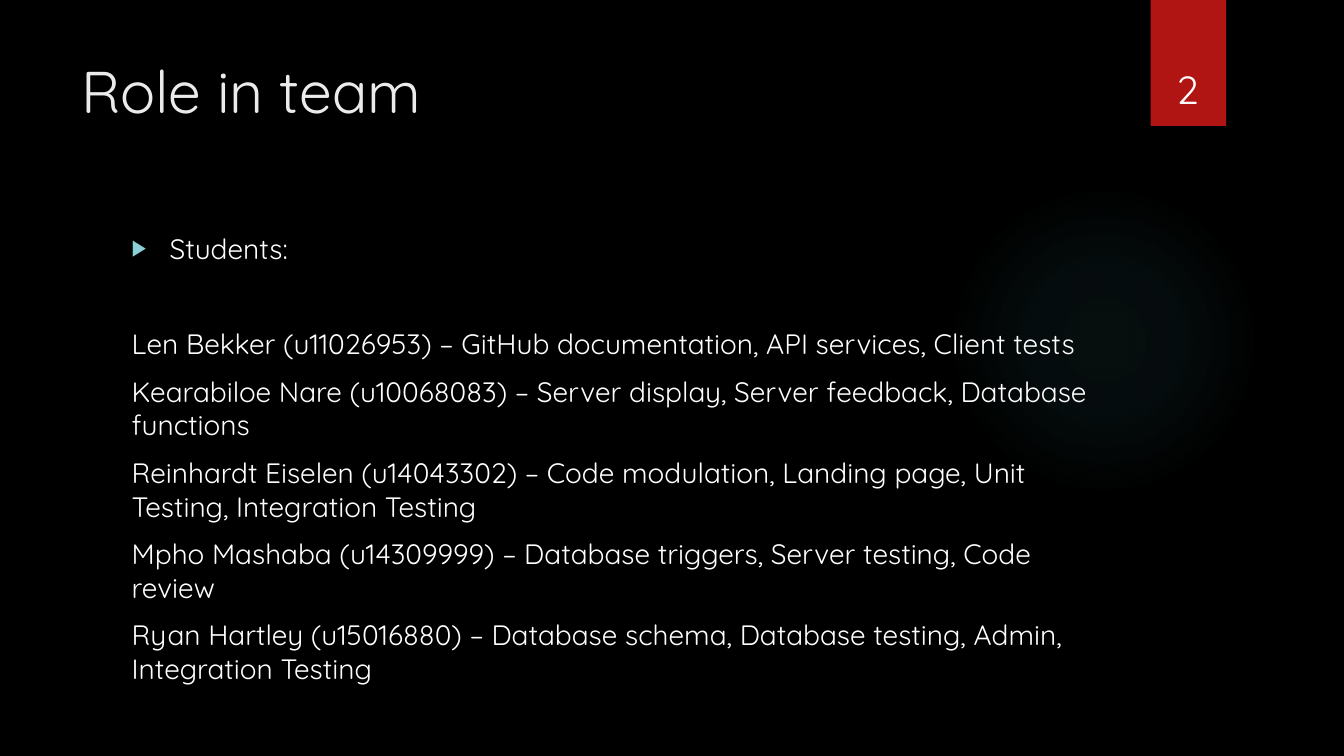
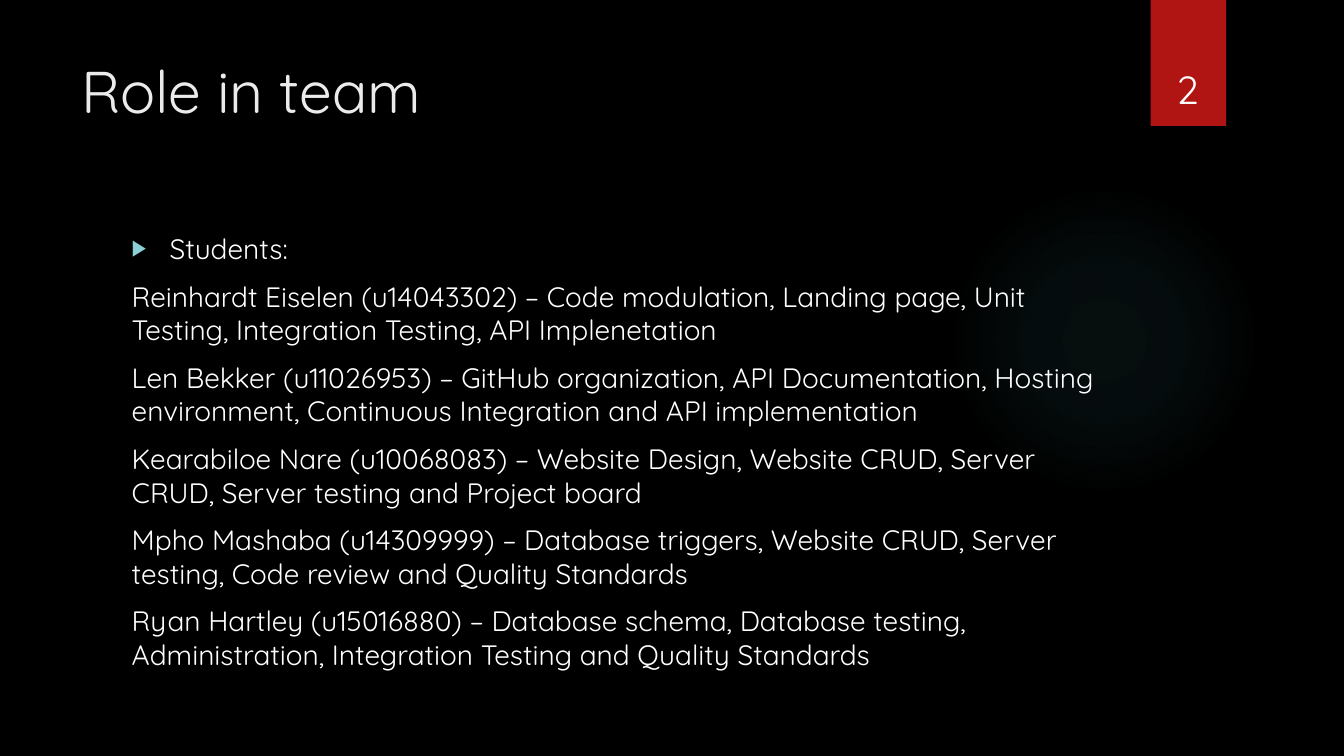
Before and after one commit to LenBekker/COS301-Phase3, a slide deck: slide 2 of Presentation/Merlot Client Information System.pptx. Drawn at 1344x756 pixels with LibreOffice and Linux fonts; fonts in the diff are those of the drawing; background and template pictures are left out. Boxes give left, top, right and bottom in pixels: in the first picture for what was removed or moved away, otherwise in the second. Text is boxed around its words. In the diff, an @@ line names an element or a change of style, - is before the commit and + after.

Commit message:
Presentation: Added more descriptions

```diff
--- a/Presentation/Merlot Client Information System.pptx
+++ b/Presentation/Merlot Client Information System.pptx
@@ text at box(132, 286, 1093, 671): text changed @@
-Len Bekker (u11026953) – GitHub documentation, API services, Client tests
-Kearabiloe Nare (u10068083) – Server display, Server feedback, Database functions
-Reinhardt Eiselen (u14043302) – Code modulation, Landing page, Unit Testing, Integration Testing
-Mpho Mashaba (u14309999) – Database triggers, Server testing, Code review
-Ryan Hartley (u15016880) – Database schema, Database testing, Admin, Integration Testing
+Reinhardt Eiselen (u14043302) – Code modulation, Landing page, Unit Testing, Integration Testing, API Implenetation
+Len Bekker (u11026953) – GitHub organization, API Documentation, Hosting environment, Continuous Integration and API implementation
+Kearabiloe Nare (u10068083) – Website Design, Website CRUD, Server CRUD, Server testing and Project board
+Mpho Mashaba (u14309999) – Database triggers, Website CRUD, Server testing, Code review and Quality Standards
+Ryan Hartley (u15016880) – Database schema, Database testing, Administration, Integration Testing and Quality Standards
```
